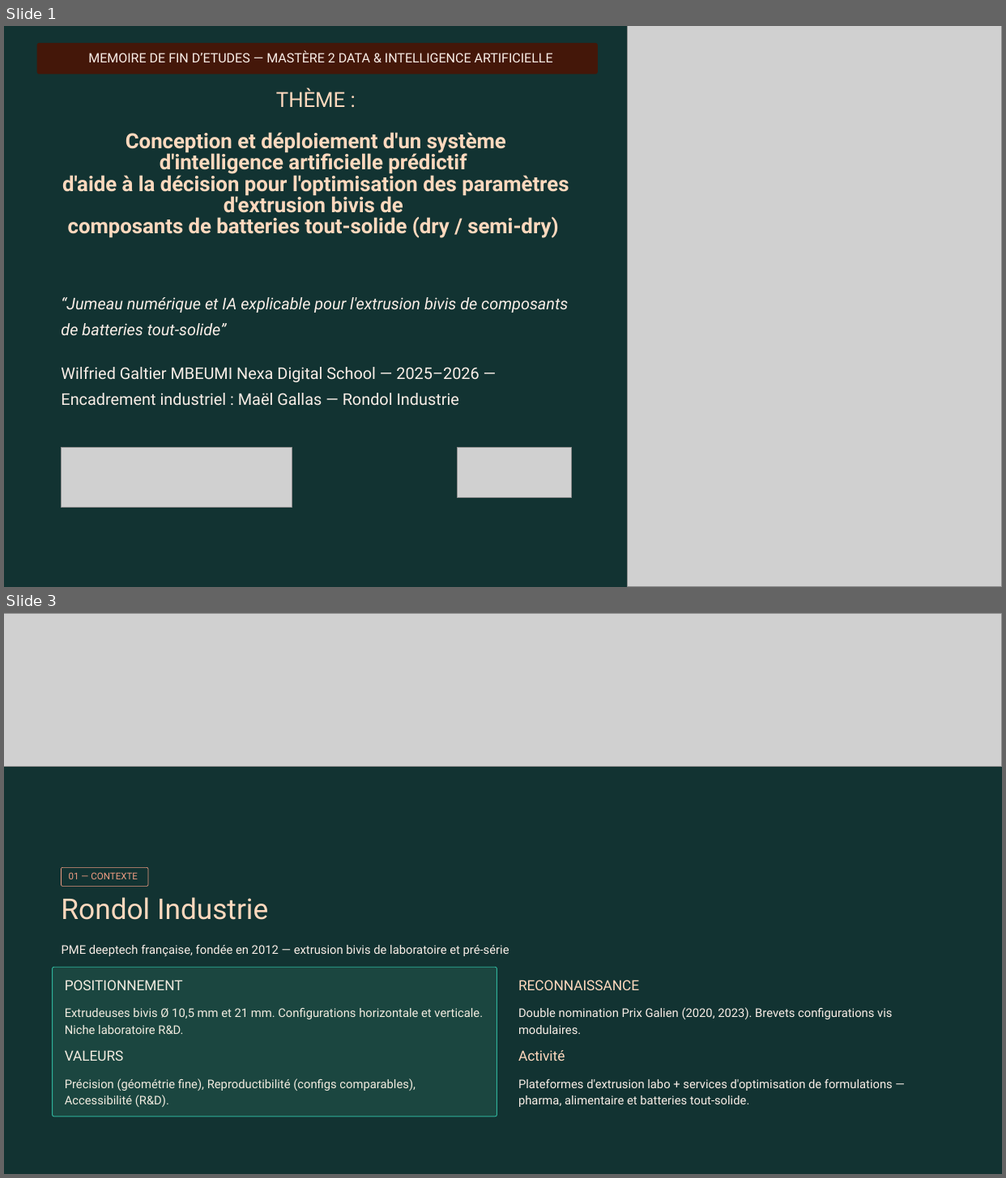
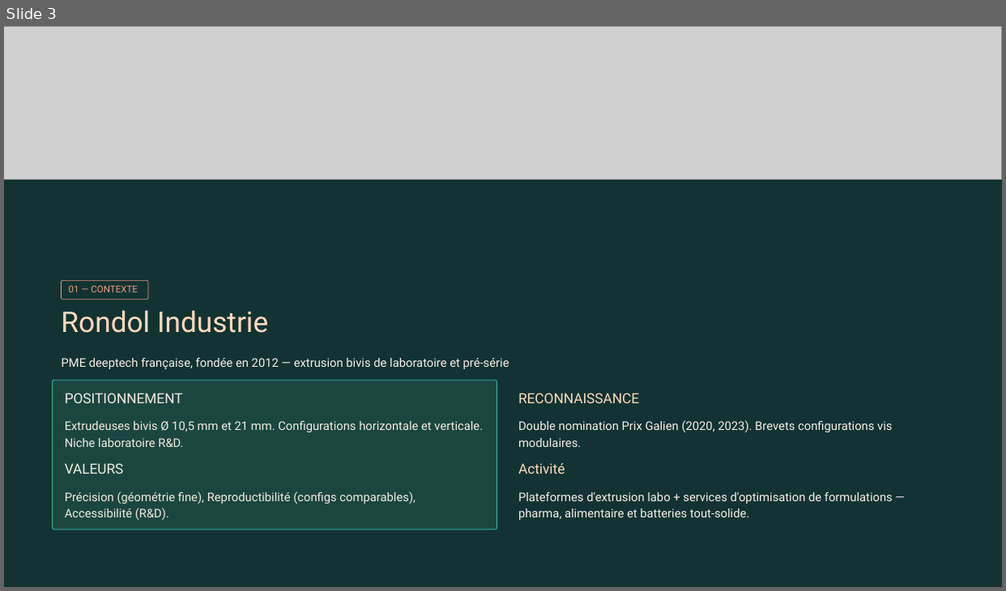
Before and after one commit to wilfried-mbeumi/rondol-process-supervision-demo, a slide deck: reports/soutenance/MBEUMI_Wilfried_PREZ_corrige.pptx. Shown one above the other, each under a label of ours: slides 1 and 3 before the commit, slide 3 after it; the slides between them are not shown. The pictures are 1006x1178 and 1006x591 pixels, drawn with LibreOffice and Linux fonts; fonts in the diff are those of the drawing; grey boxes stand for pictures. Boxes give left, top, right and bottom in pixels: in the first picture for what was removed or moved away, otherwise in the second. Text is boxed around its words. In the diff, an @@ line names an element or a change of style, - is before the commit and + after.

```diff
--- a/reports/soutenance/MBEUMI_Wilfried_PREZ_corrige.pptx
+++ b/reports/soutenance/MBEUMI_Wilfried_PREZ_corrige.pptx
@@ slide 1 removed at (4, 26, 1002, 587), background #000000; not listed: 1 template element that a slide beside it also shows @@
@@ rounded rectangle removed at (37, 43, 598, 75) @@
@@ picture removed at (628, 26, 1002, 587) @@
@@ text removed at (88, 51, 553, 62) @@
-MEMOIRE DE FIN D’ETUDES — MASTÈRE 2 DATA & INTELLIGENCE ARTIFICIELLE
@@ text removed at (62, 88, 569, 238) @@
-THÈME :
-Conception et déploiement d'un système d'intelligence artificielle prédictif
-d'aide à la décision pour l'optimisation des paramètres d'extrusion bivis de
-composants de batteries tout-solide (dry / semi-dry)
@@ text removed at (61, 297, 568, 406) @@
-“Jumeau numérique et IA explicable pour l'extrusion bivis de composants de batteries tout-solide”
-Wilfried Galtier MBEUMI Nexa Digital School — 2025–2026 — Encadrement industriel : Maël Gallas — Rondol Industrie
@@ picture removed at (61, 447, 292, 507) @@
@@ picture removed at (457, 447, 571, 498) @@
```
Also in this commit, not shown: 3 slides added, 2 other slides removed, 5 other files.
